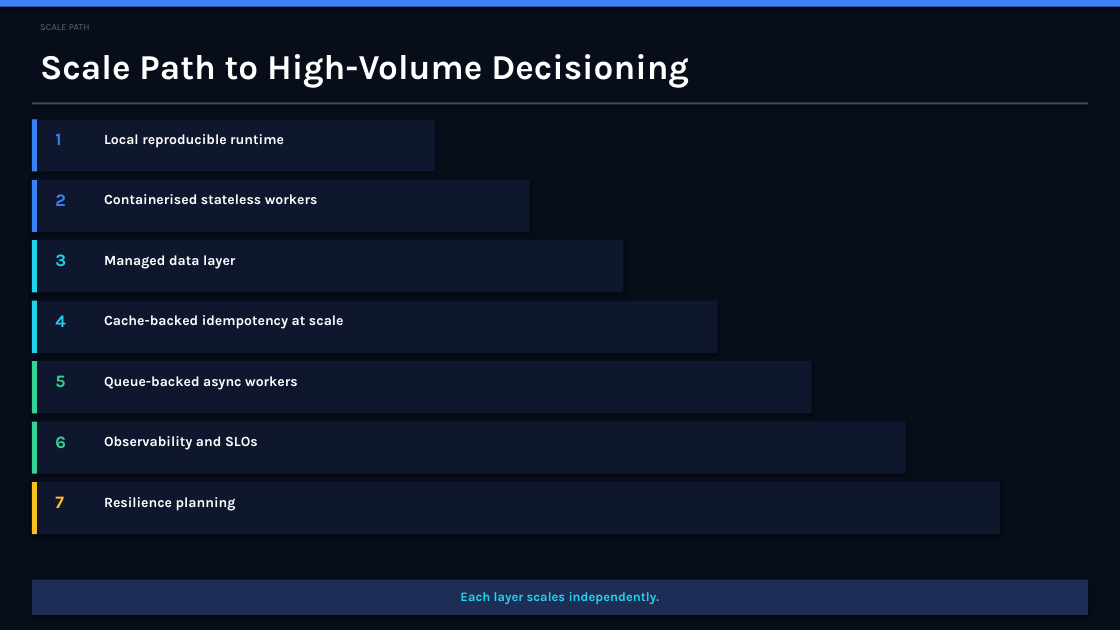
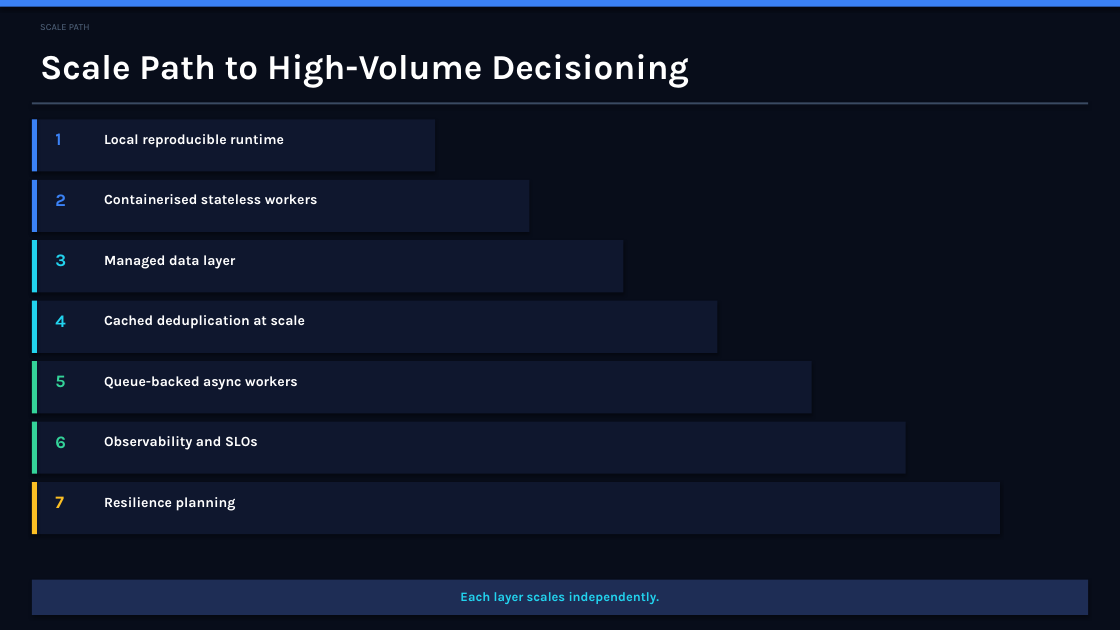
Before and after one commit to IjazKakkodDS/transaction-fraud-intelligence-console, a slide deck: slide 9 of docs/presentation/real-time-fraud-intelligence-console-executive-deck.pptx. Drawn at 1120x630 pixels with LibreOffice and Linux fonts; fonts in the diff are those of the drawing. Boxes give left, top, right and bottom in pixels: in the first picture for what was removed or moved away, otherwise in the second. Text is boxed around its words. In the diff, an @@ line names an element or a change of style, - is before the commit and + after.

```diff
--- a/docs/presentation/real-time-fraud-intelligence-console-executive-deck.pptx
+++ b/docs/presentation/real-time-fraud-intelligence-console-executive-deck.pptx
@@ text at box(104, 315, 306, 329): text changed @@
-Cache-backed idempotency at scale
+Cached deduplication at scale
```
Also in this commit, not shown: 8 other slides changed.
